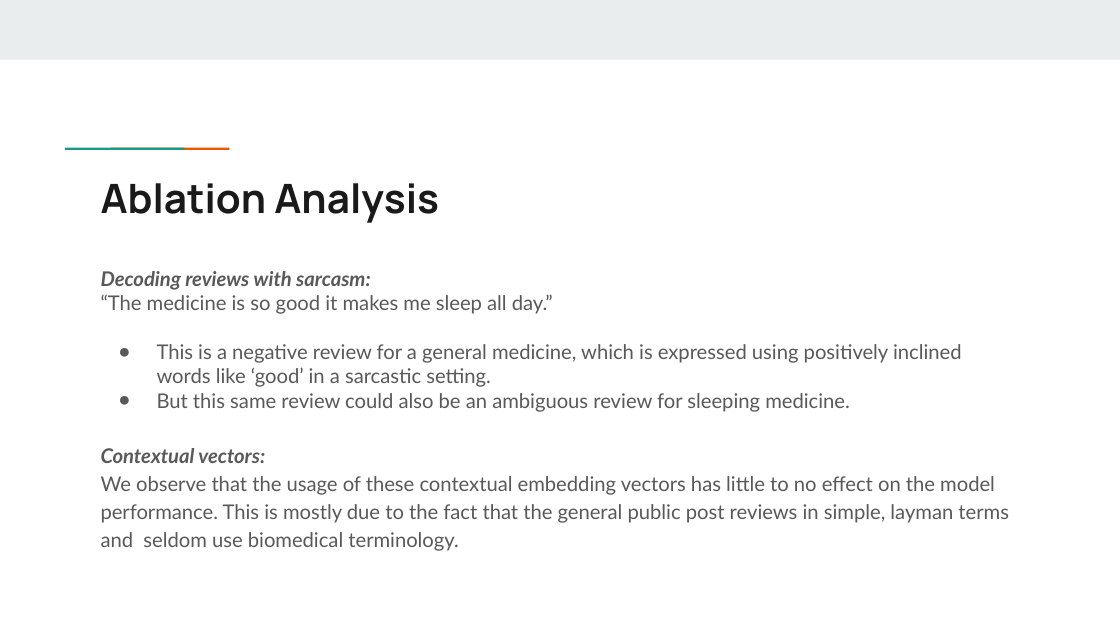
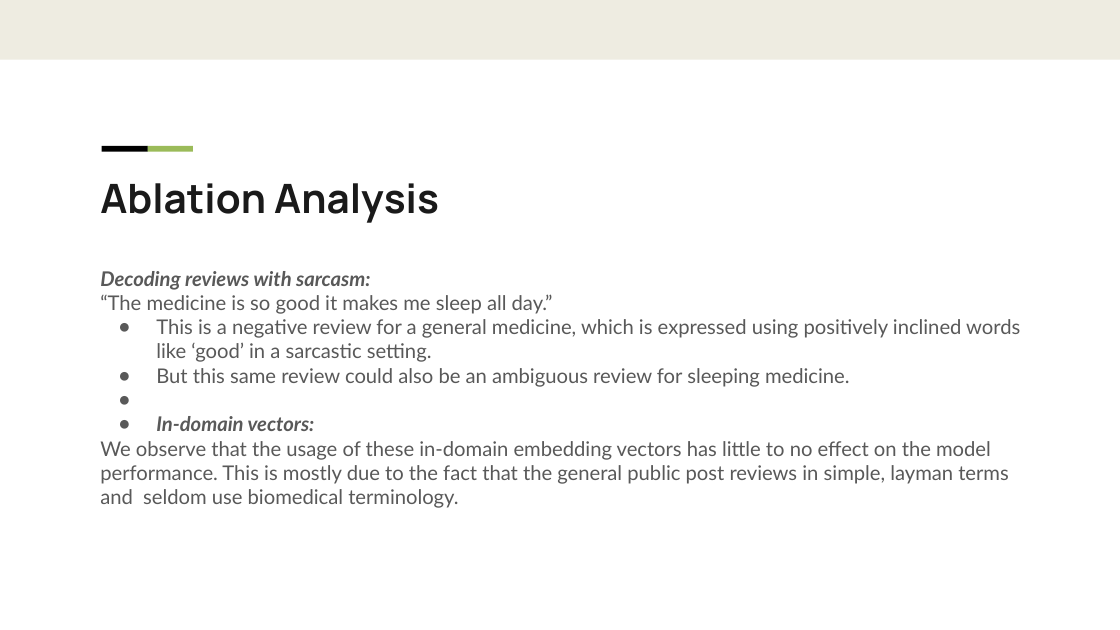
Before and after one commit to NLP-Term-Project/Sentiment-Analysis-of-Drug-reviews, a slide deck: slide 22 of NLP Project presentation.pptx. Drawn at 1120x630 pixels with LibreOffice and Linux fonts; fonts in the diff are those of the drawing. Boxes give left, top, right and bottom in pixels: in the first picture for what was removed or moved away, otherwise in the second. Text is boxed around its words. In the diff, an @@ line names an element or a change of style, - is before the commit and + after.

Commit message:
changes to ppt

```diff
--- a/NLP Project presentation.pptx
+++ b/NLP Project presentation.pptx
@@ rectangle at bbox=[102, 146, 148, 151]: fill #1A9988 to #000000 @@
@@ rectangle at bbox=[147, 146, 193, 151]: fill #EB5600 to #9BBB59 @@
@@ text at bbox=[156, 319, 1020, 362]: less space between paragraphs @@
@@ text at bbox=[100, 416, 1009, 508]: text changed @@
-Contextual vectors:
-We observe that the usage of these contextual embedding vectors has little to no effect on the model performance. This is mostly due to the fact that the general public post reviews in simple, layman terms and seldom use biomedical terminology.
+In-domain vectors:
+We observe that the usage of these in-domain embedding vectors has little to no effect on the model performance. This is mostly due to the fact that the general public post reviews in simple, layman terms and seldom use biomedical terminology.
```
Also in this commit, not shown: 26 other slides changed.
